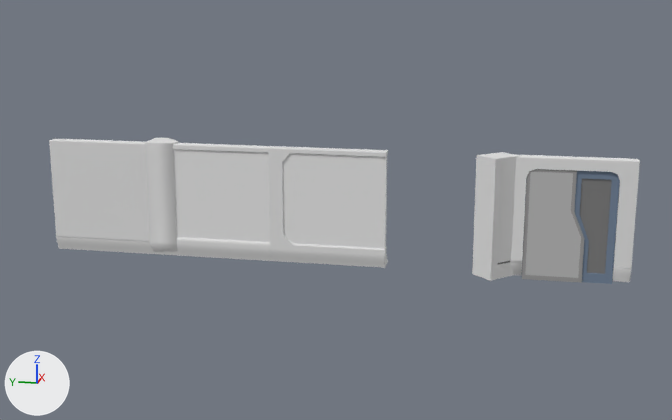
An edit to the Blender file DreamHack 2018 - UnityProject/Assets/Models/Objects/Walls.blend, drawn before and after from the same camera.
Before and after are seen from a 50 mm camera at (-7.09, -1.58, 1.86) aimed at (0.47, -0.07, -0.03). Lighting does not change. The marker at lower left points along +X, +Y and +Z.

In view in the first picture: 'Door_0_Main', 'Door_0_Sub', 'Wall_Concave_0', 'Wall_Convex_0', 'Wall_Door_0', 'Wall_Straight_0', 'Wall_Straight_1', 'Wall_Straight_2'.
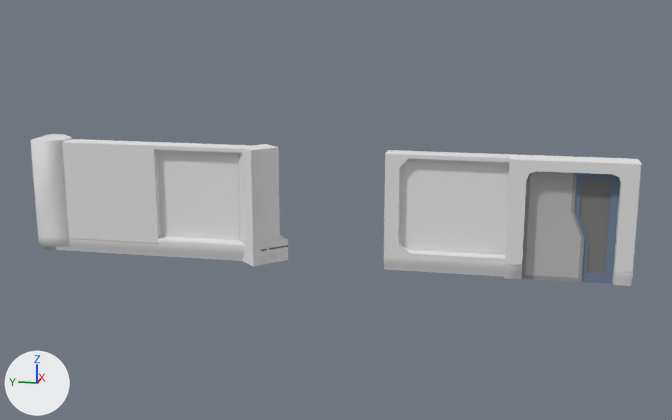
Commit message: -Made walls thicker

Boxes [x1, y1, x2, y2] around the edits, measured in the pictures (672 x 420 px; the box of a moved part takes in the faces that stretch with it):
'Wall_Straight_1', reshaped, moved
    before: [268, 146, 388, 268]
    after: [384, 150, 510, 277]
'Wall_Straight_0', reshaped
    before: [162, 143, 271, 261]
    after: [154, 142, 269, 261]
'Wall_Straight_2', reshaped
    before: [49, 139, 163, 255]
    after: [56, 139, 161, 256]
'Wall_Concave_0', moved
    before: [472, 152, 523, 281]
    after: [238, 144, 288, 267]
'Wall_Convex_0', moved
    before: [145, 138, 178, 252]
    after: [31, 134, 72, 250]
'Wall_Door_0', reshaped
    before: [510, 154, 640, 282]
    after: [504, 154, 641, 286]
part 1 of me_cube_029, moved or reshaped
    before: [510, 155, 640, 282]
    after: [504, 154, 641, 286]
part 3 of me_cube_013, moved or reshaped
    before: [270, 234, 292, 262]
    after: [384, 241, 408, 270]
part 4 of me_cube_013, moved or reshaped
    before: [268, 146, 290, 235]
    after: [384, 150, 408, 243]
part 5 of me_cube_013, moved or reshaped
    before: [283, 243, 388, 268]
    after: [398, 250, 505, 277]
part 6 of me_cube_013, moved or reshaped
    before: [282, 147, 388, 157]
    after: [400, 151, 510, 162]
part 7 of me_cube_012, moved or reshaped
    before: [162, 237, 271, 261]
    after: [158, 236, 269, 261]
part 8 of me_cube_012, moved or reshaped
    before: [173, 143, 271, 153]
    after: [154, 142, 267, 154]

What changed in the scene script:
```text
Change me_cube_029:
    where me_cube_029.from_pydata(...)  # 248 vertices, 226 faces; spans x 0.4..0.625, y -0.5..0.5, z -0.5..0.5
    used by ob_wall_door_0; location = (0.0, -2.0, 0.0); rotation_euler = (1.571, 0.0, 0.0), in degrees (90, 0, 0)
    me_cube_029 part 1: all 84 vertices in x 0.4..0.43, y -0.5..0.5, z -0.5..0.5 are moved by (-0.1, 0.0, 0.0)
Change me_cube_028:
    where me_cube_028.from_pydata(...)  # 142 vertices, 133 faces; spans x 0.4..0.625, y -0.5..0.5, z -0.5..0.5
    used by ob_wall_straight_2; location = (0.0, 2.0, 0.0); rotation_euler = (1.571, 0.0, 0.0), in degrees (90, 0, 0)
    me_cube_028 part 2: all 44 vertices in x 0.4..0.43, y -0.5..0.5, z -0.5..0.5 are moved by (-0.05, 0.0, 0.0)
Change me_cube_013:
    used by ob_wall_straight_1; location = (0.0, 0.0, 0.0); rotation_euler = (1.571, 0.0, 0.0), in degrees (90, 0, 0)
    remove me_cube_013.from_pydata(...)  # 301 vertices, 270 faces; spans x 0.4..0.625, y -0.5..0.5, z -0.5..0.5
    add me_cube_013.from_pydata(...)  # 301 vertices, 270 faces; spans x 0.35..0.625, y -0.5..0.5, z -0.5..0.5
    me_cube_013 part 3: 44 of the vertices in x 0.4..0.43, y -0.5..-0.252, z -0.5..-0.305 are moved by (-0.05, 0.0, 0.0)
    me_cube_013 part 4: 24 of the vertices in x 0.4, y 0.378..0.5, z -0.5..-0.313 are moved by (-0.05, 0.0, 0.0)
    me_cube_013 part 5: 13 of the vertices in x 0.4..0.43, y -0.5..-0.338, z 0.494..0.5 are moved by (-0.05, 0.0, 0.0)
    me_cube_013 part 6: 6 of the vertices in x 0.4, y 0.462..0.5, z 0.494..0.5 are moved by (-0.05, 0.0, 0.0)
Change me_cube_012:
    where me_cube_012.from_pydata(...)  # 182 vertices, 165 faces; spans x 0.4..0.625, y -0.5..0.5, z -0.5..0.5
    used by ob_wall_straight_0; location = (0.0, 1.0, 0.0); rotation_euler = (1.571, 0.0, 0.0), in degrees (90, 0, 0)
    me_cube_012 part 7: all 32 vertices in x 0.4..0.43, y -0.5..-0.338, z -0.5..0.5 are moved by (-0.05, 0.0, 0.0)
    me_cube_012 part 8: all 12 vertices in x 0.4, y 0.462..0.5, z -0.5..0.5 are moved by (-0.05, 0.0, 0.0)
Change ob_wall_concave_0:
    ob_wall_concave_0.location: (0.0, -1.0, 0.0) -> (0.0, 1.0, 0.0)
Change ob_wall_convex_0:
    ob_wall_convex_0.location: (0.0, 2.0, 0.0) -> (0.0, 3.0, 0.0)
Change ob_wall_straight_1:
    ob_wall_straight_1.location: (0.0, 0.0, 0.0) -> (0.0, -1.0, 0.0)
```
